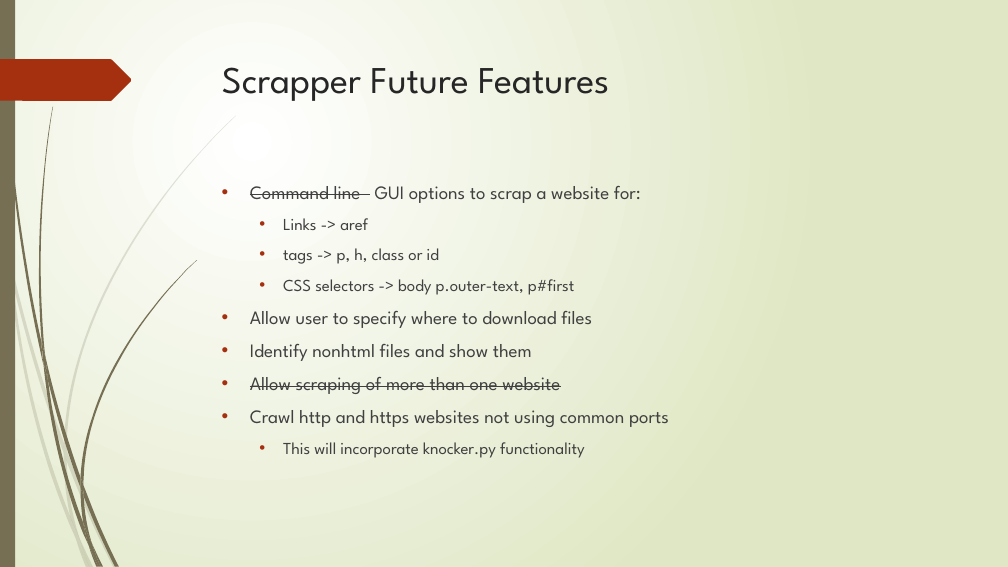
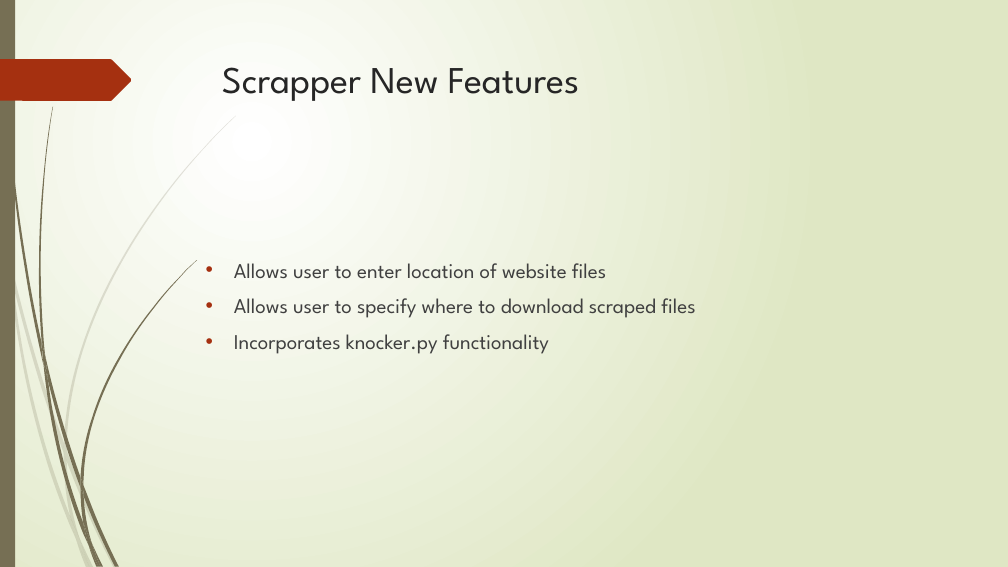
Before and after one commit to nysian/scrapper, a slide deck: slide 4 of Scrapper.pptx. Drawn at 1008x567 pixels with LibreOffice and Linux fonts; fonts in the diff are those of the drawing. Boxes give left, top, right and bottom in pixels: in the first picture for what was removed or moved away, otherwise in the second. Text is boxed around its words. In the diff, an @@ line names an element or a change of style, - is before the commit and + after.

```diff
--- a/Scrapper.pptx
+++ b/Scrapper.pptx
@@ title at bbox=[222, 67, 579, 101]: text changed @@
-Scrapper Future Features
+Scrapper New Features
@@ text at bbox=[234, 263, 695, 354]: text changed; size 18 to 20 pt @@
-• Command line GUI options to scrap a website for:
-  • Links -> aref
-  • tags -> p, h, class or id
-  • CSS selectors -> body p.outer-text, p#first
-• Allow user to specify where to download files
-• Identify nonhtml files and show them
-• Allow scraping of more than one website
-• Crawl http and https websites not using common ports
-  • This will incorporate knocker.py functionality
+• Allows user to enter location of website files
+• Allows user to specify where to download scraped files
+• Incorporates knocker.py functionality
```
Also in this commit, not shown: 2 other slides changed, 1 slide added.
